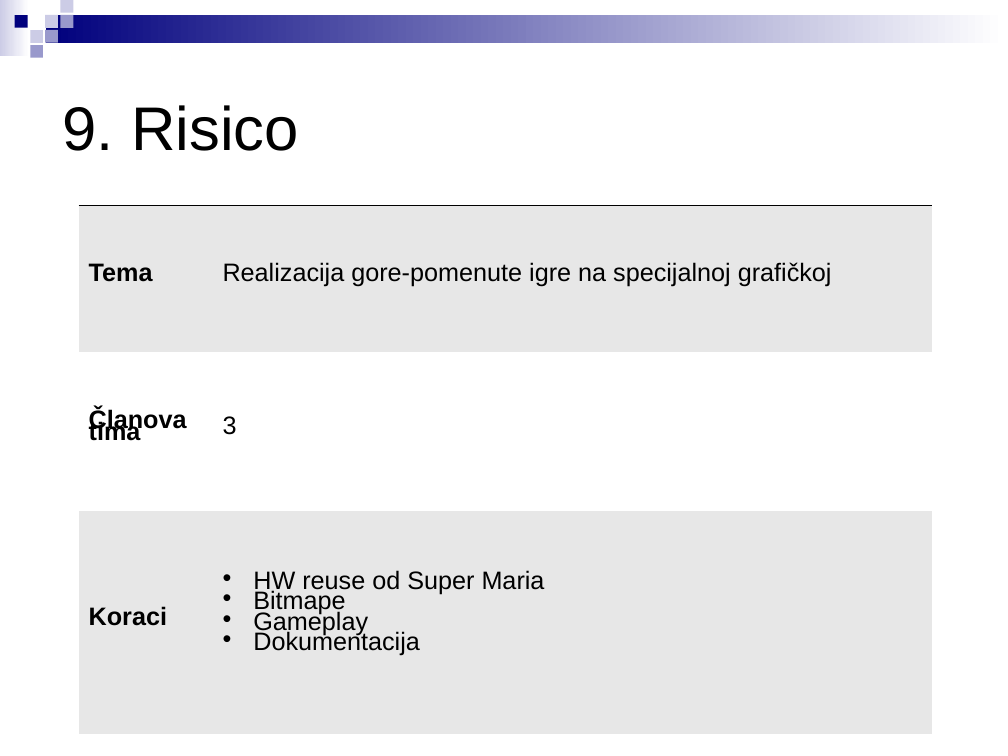
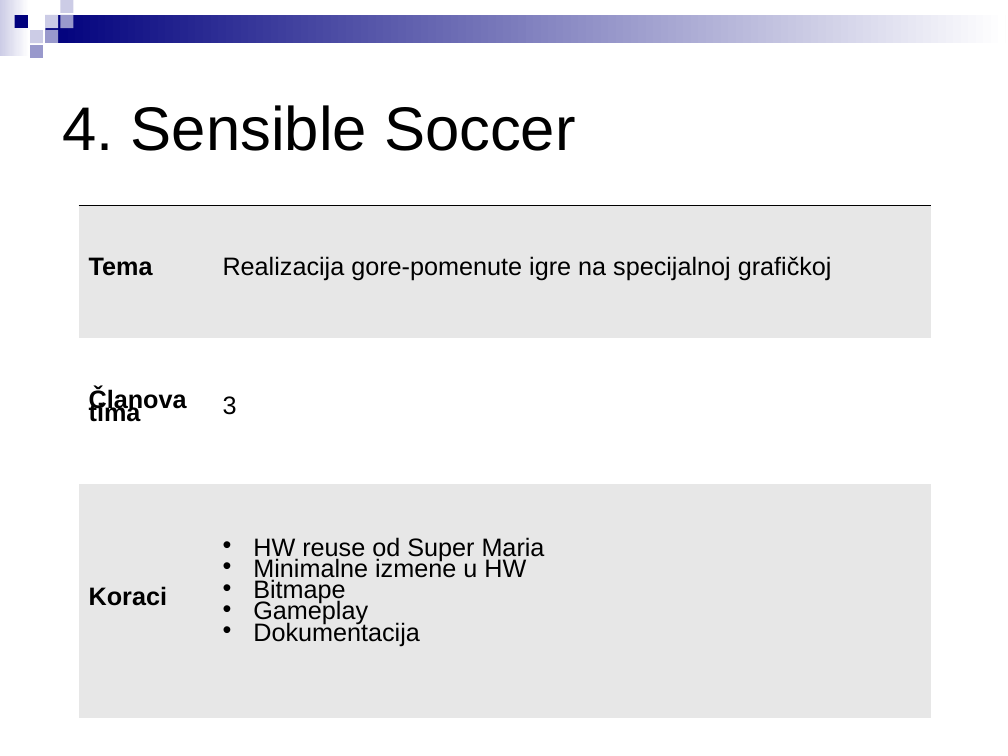
Before and after one commit to stefankoncarevic/projects_2018, a slide deck: slide 6 of LPRS2_projekti.ppt (slide 11 before the commit). Drawn at 1008x756 pixels with LibreOffice and Linux fonts; fonts in the diff are those of the drawing. Boxes give left, top, right and bottom in pixels: in the first picture for what was removed or moved away, otherwise in the second. Text is boxed around its words. In the diff, an @@ line names an element or a change of style, - is before the commit and + after.

```diff
--- a/LPRS2_projekti.ppt
+++ b/LPRS2_projekti.ppt
@@ text at <box>63,105,576,151</box>: text changed @@
-9. Risico
+4. Sensible Soccer
@@ table at <box>79,205,931,719</box> @@
-row 3, column 2: HW reuse od Super Maria / Bitmape / Gameplay / Dokumentacija
+row 3, column 2: HW reuse od Super Maria / Minimalne izmene u HW / Bitmape / Gameplay / Dokumentacija
@@ line spacing 0.42 to 0.45 @@
```
Also in this commit, not shown: 21 other slides changed, 1 slide added, 3 slides removed, 1 other file.
